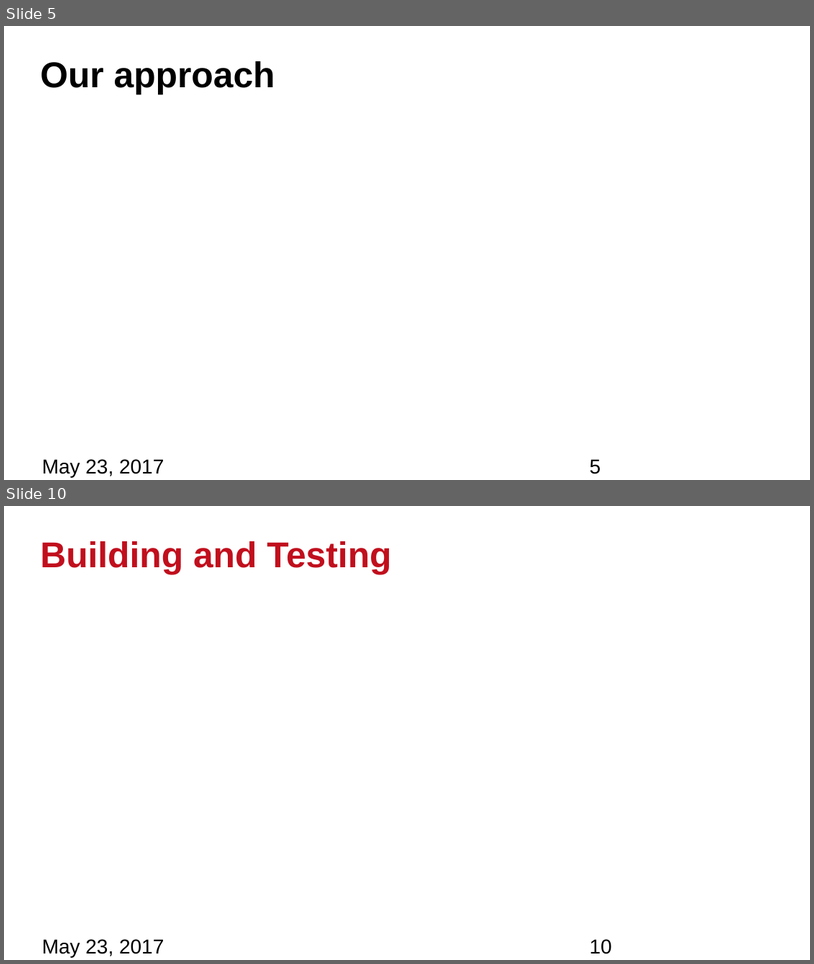
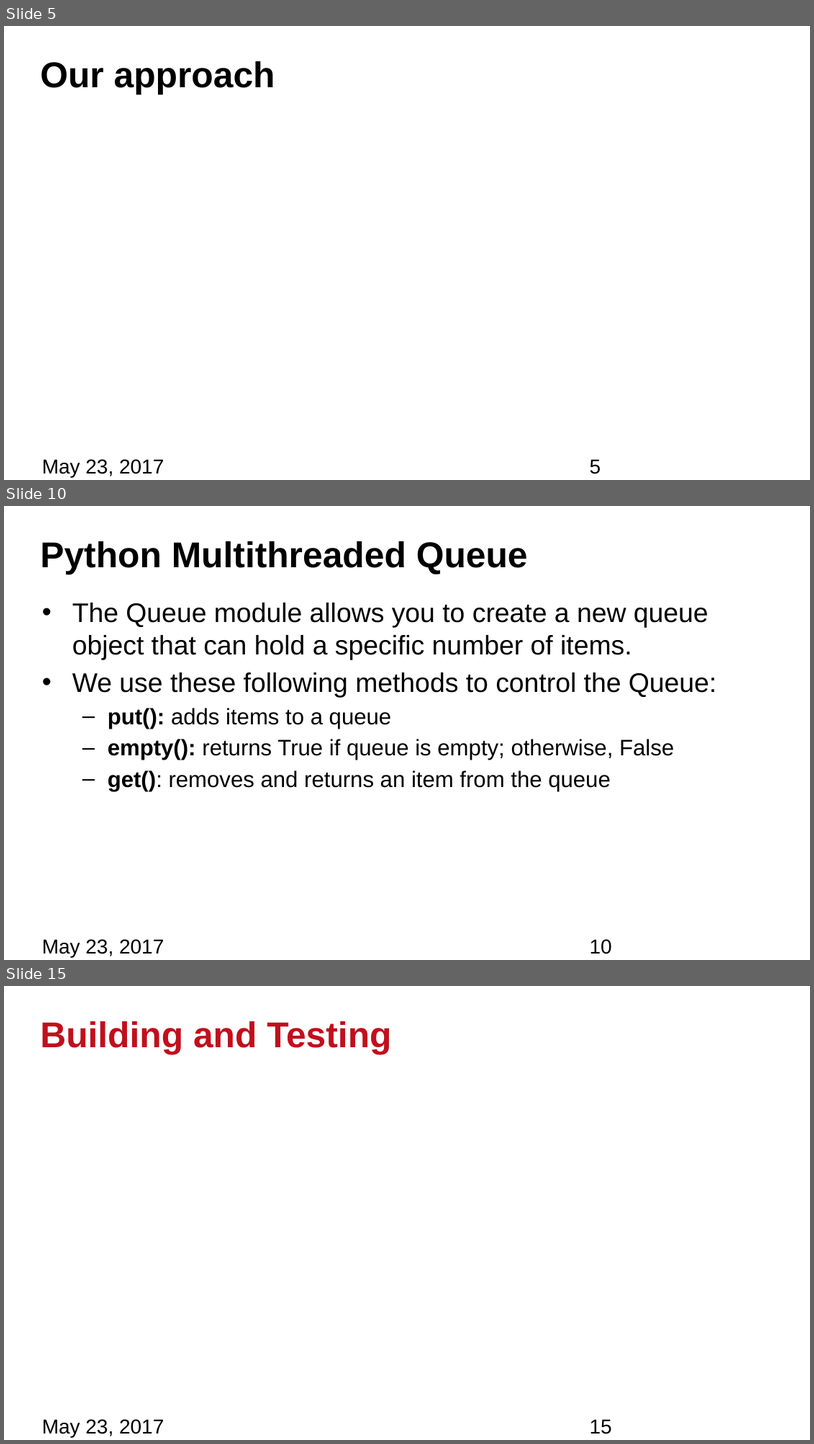
Before and after one commit to bhoang8855/JPL--FInal-Presentation, a slide deck: JPLFinalPresentation.pptx. Shown one above the other, each under a label of ours: slides 5 and 10 before the commit, slides 5, 10 and 15 after it; the slides between them are not shown. The pictures are 814x964 and 814x1444 pixels, drawn with LibreOffice and Linux fonts; fonts in the diff are those of the drawing; background and template pictures are left out. Boxes give left, top, right and bottom in pixels: in the first picture for what was removed or moved away, otherwise in the second. Text is boxed around its words. In the diff, an @@ line names an element or a change of style, - is before the commit and + after.

```diff
--- a/JPLFinalPresentation.pptx
+++ b/JPLFinalPresentation.pptx
@@ slide 10 added at [4, 506, 810, 960], background #FFFFFF @@
@@ title added at [40, 541, 528, 574], 32 pt, text #000000, bold @@
+Python Multithreaded Queue
@@ text added at [72, 602, 717, 791], 24 pt, text #000000 @@
+• The Queue module allows you to create a new queue object that can hold a specific number of items.
+• We use these following methods to control the Queue:
+  – put(): adds items to a queue
+  – empty(): returns True if queue is empty; otherwise, False
+  – get(): removes and returns an item from the queue
@@ text added at [42, 939, 164, 957], 18 pt, text #000000 @@
+May 23, 2017
@@ page number added at [590, 939, 612, 954], 18 pt, text #000000 @@
+10
@@ what was slide 10 is now slide 15 @@
@@ page number at [590, 1419, 612, 1434]: text changed @@
-10
+15
```
Also in this commit, not shown: 5 slides changed, 4 other slides added.
